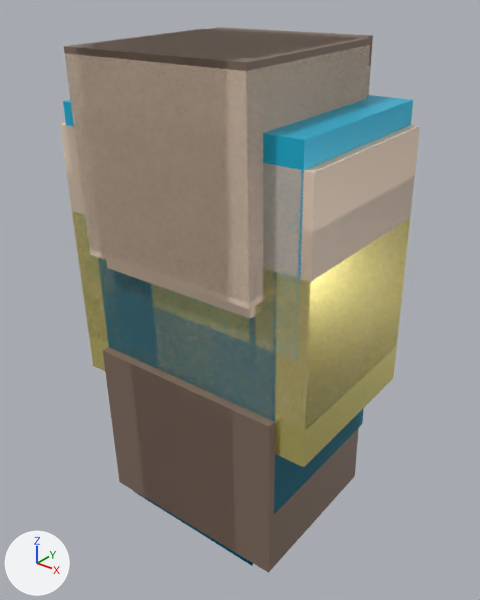
One commit to the glTF model public/assets/characters/duggu/model.glb: the scene before it, then after it.
Before and after are seen from a camera (50 mm lens) standing at (2.22, -2.76, 2.59) and looking at (0.04, -0.03, 0.9). The axes (+X, +Y, +Z) are drawn at lower left. The lights are the same throughout. The first picture is the older version.

Script lines for the objects in view, before the commit:
```python
ob_hips = bpy.data.objects.new('Hips', me_duggu_mesh_0)
ob_hips.parent = ob_root
ob_hips.location = (0.0, 0.0, 0.931)
ob_hips.rotation_euler = (0.0267, -0.000178, 0.0133)  # degrees (1.5, 0, 0.8)
ob_leftfoot = bpy.data.objects.new('LeftFoot', me_duggu_mesh_3)
ob_leftfoot.parent = ob_leftleg
ob_leftfoot.location = (0.0, -0.05, -0.392)
ob_lefthand = bpy.data.objects.new('LeftHand', me_duggu_mesh_4)
ob_lefthand.parent = ob_leftforearm
ob_lefthand.location = (0.0, 0.0, -0.22)
ob_leftleg = bpy.data.objects.new('LeftLeg', me_duggu_mesh_0)
ob_leftleg.parent = ob_leftupleg
ob_leftleg.location = (0.0, 0.0, -0.412)
ob_leftshoulder = bpy.data.objects.new('LeftShoulder', me_duggu_mesh_1)
ob_leftshoulder.parent = ob_chest
ob_leftshoulder.location = (-0.25, 0.0, 0.15)
ob_righthand = bpy.data.objects.new('RightHand', me_duggu_mesh_4)
ob_righthand.parent = ob_rightforearm
ob_righthand.location = (0.0, 0.0, -0.22)
ob_rightshoulder = bpy.data.objects.new('RightShoulder', me_duggu_mesh_1)
ob_rightshoulder.parent = ob_chest
ob_rightshoulder.location = (0.25, 0.0, 0.15)
ob_rightupleg = bpy.data.objects.new('RightUpLeg', me_duggu_mesh_0)
ob_rightupleg.parent = ob_hips
ob_rightupleg.location = (0.12, 0.0, -0.08)
ob_root = bpy.data.objects.new('Root', None)
ob_root.location = (0.0, 0.0, 0.0)
ob_root.scale = (1.0, 1.0, 1.04)
# also in view: 'LeftBrow' at (-0.04, -0.13, 1.79); 'LeftEyelid' at (-0.04, -0.13, 1.76); 'RightFoot' at (0.12, -0.02, 0.05); 'RightBrow' at (0.05, -0.13, 1.79); 'RightEyelid' at (0.05, -0.13, 1.76)
```
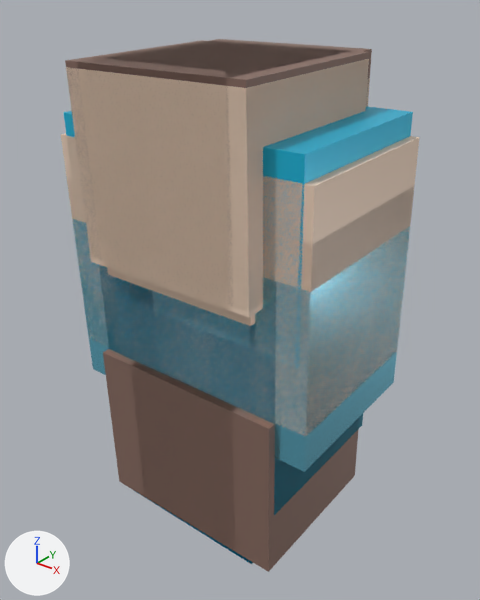
ob_root is not drawn itself; it is the parent of ob_hips, ob_lod0_high, ob_lod1_medium, ob_lod2_low.

Changed parts and their boxes (x1, y1, x2, y2) in the pictures (480 x 600 px):
'RightEyelid', rescaled, moved: before (77, 45, 370, 309); after (78, 59, 369, 318)
'RightHand', recoloured, rescaled, moved (yellow to cyan): before (151, 218, 410, 467); after (153, 226, 410, 472)
'RightFoot', rescaled, moved: before (130, 359, 359, 573); after (131, 361, 358, 572)
'RightForeArm', rescaled, moved: before (151, 176, 415, 430); after (152, 186, 414, 436)
'RightBrow', rescaled, moved: before (76, 29, 370, 303); after (78, 51, 369, 88)
'RightUpperArm', rescaled, moved: before (263, 125, 420, 383); after (154, 136, 420, 391)
'LeftEyelid', rescaled, moved: before (65, 54, 233, 304); after (66, 67, 233, 312)
'RightShoulder', rescaled, moved: before (145, 95, 413, 360); after (151, 107, 413, 368)
'RightLeg', rescaled, moved: before (130, 298, 364, 514); after (131, 303, 363, 515)
'LeftBrow', rescaled, moved: before (64, 29, 233, 297); after (65, 40, 350, 303)
'LeftFoot', rescaled, moved: before (103, 347, 230, 542); after (103, 349, 236, 497)
'LeftHand', recoloured, rescaled, moved (6% shorter): before (72, 211, 211, 390); after (72, 219, 210, 387)
'RightUpLeg', rescaled, moved: before (128, 271, 277, 421); after (129, 279, 276, 422)
'Hips', rescaled, moved (mostly hidden): before (113, 270, 256, 413); after (114, 278, 256, 415)
'Jaw', rescaled, moved: before (106, 260, 255, 319); after (107, 268, 255, 326)
'LeftForeArm', rescaled, moved: before (67, 172, 207, 379); after (67, 181, 211, 390)
'LeftLeg', rescaled, moved: before (102, 287, 211, 372); after (102, 292, 137, 361)
'Hair', rescaled, moved: before (88, 27, 373, 91); after (209, 39, 372, 104)
'LeftUpperArm', rescaled, moved: before (60, 123, 80, 175); after (61, 133, 113, 309)
'LeftUpLeg', rescaled, moved: before (98, 257, 135, 358); after (99, 265, 238, 402)
'LeftShoulder', rescaled, moved: before (63, 100, 74, 127); after (64, 111, 75, 137)
'Spine', rescaled, moved (mostly hidden): before (116, 273, 256, 373); after (114, 277, 255, 349)
'LOD2_Low', rescaled (mostly hidden): before (134, 491, 253, 566); after (156, 504, 233, 551)
'LOD0_High', rescaled (mostly hidden): before (142, 496, 235, 554); after (135, 491, 253, 564)
'Head', rescaled, moved: before (255, 66, 371, 317); after (366, 78, 370, 107)

What the commit changed:
Material 'duggu_Signature_Accessory_PBR' (mat_duggu_signature_accessory_pbr) changes colour from yellow #fef190 to cyan #81dffc; in linear values from (0.99, 0.88, 0.28) to (0.22, 0.74, 0.97).
Object 'Root' (ob_root) is rescaled from (1.0, 1.0, 1.04) to (1.0, 1.0, 1.02).
Object 'Hips' (ob_hips) moves from (0.0, 0.0, 0.931) to (0.0, 0.0, 0.912).
Object 'LeftShoulder' (ob_leftshoulder) moves from (-0.25, 0.0, 0.15) to (-0.255, 0.0, 0.15).
Object 'RightShoulder' (ob_rightshoulder) moves from (0.25, 0.0, 0.15) to (0.255, 0.0, 0.15).
Object 'LeftLeg' (ob_leftleg) moves from (0.0, 0.0, -0.412) to (0.0, 0.0, -0.403).
Object 'LeftFoot' (ob_leftfoot) moves from (0.0, -0.05, -0.392) to (0.0, -0.05, -0.384).
Object 'RightLeg' (ob_rightleg) moves from (0.0, 0.0, -0.412) to (0.0, 0.0, -0.403).
Object 'RightFoot' (ob_rightfoot) moves from (0.0, -0.05, -0.392) to (0.0, -0.05, -0.384).
